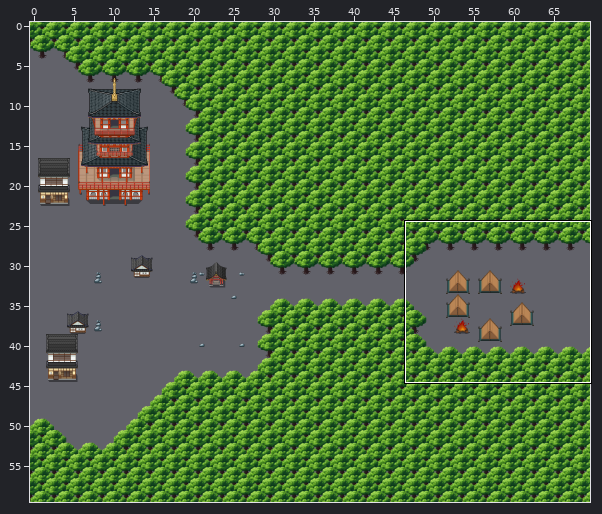
Two states of a Tiled map, 2025_ID_Kage_no_Michi/data/map/map/Cartes/Aizu_planque.tmx. The picture above shows the old version from afar; the outline marks the close-up.
Close-up. Old version:
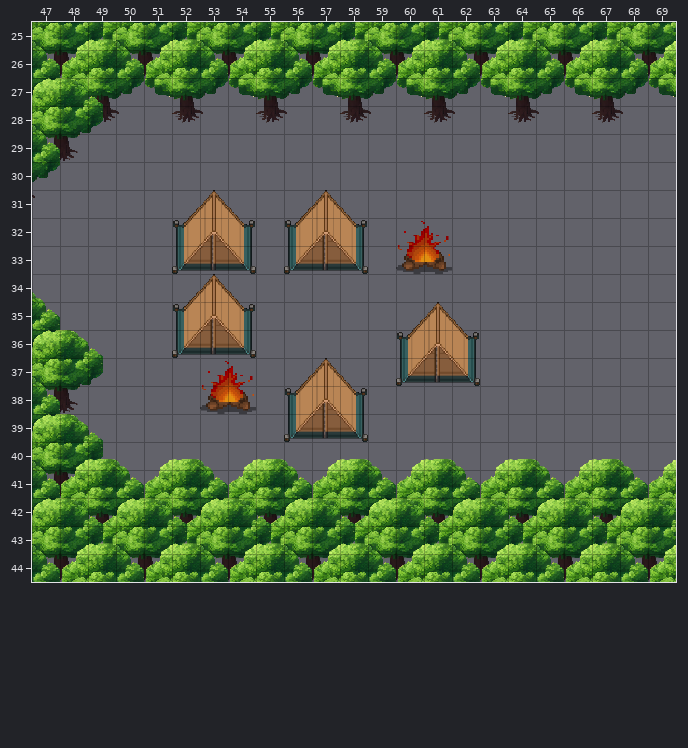
Cells are 32x32 px. Shown: x 47..69, y 25..44. Not drawn, because the pictures are missing: unchanged layers "ground", "herbe", "herbe 2".
The same view after the edit:
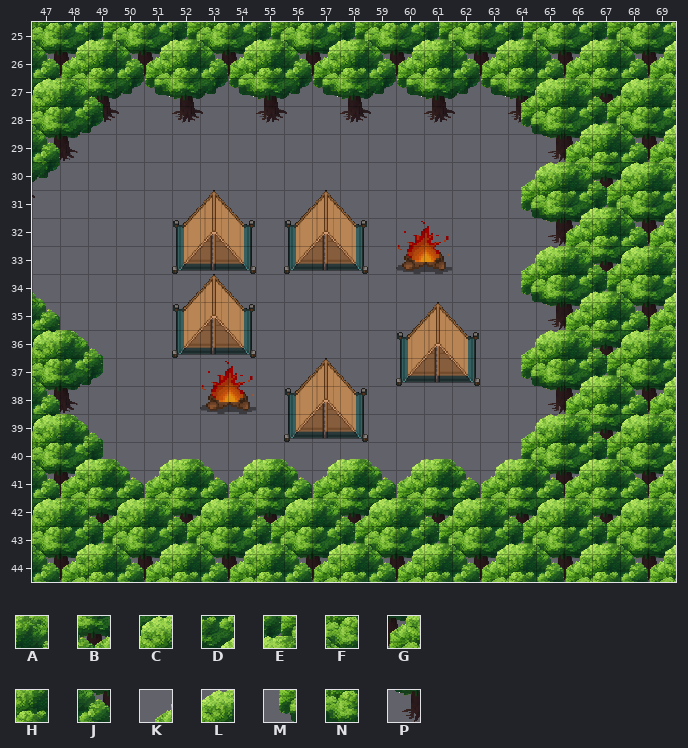
Key: from "foret centre": A 0, B 1, C 2, D 3, E 4, F 5, G 6, H 7, J 8; from "foret droit": K 1, L 2, M 4, N 5, P 8.
_ is an empty cell, . an unchanged one.
Changes in this commit:
--- layer "foret cote"
@@ x 64..69 @@
-27 ______
-28 ______
-29 ._____
-30 ______
-31 ______
-32 ._____
-33 ______
-34 ______
-35 ._____
-36 ______
-37 ______
-38 ._____
-39 ______
-40 ______
-41 .__.__
+27 KLABCA
+28 MNDEFD
+29 .PGHJG
+30 KLABCA
+31 MNDEFD
+32 .PGHJG
+33 KLABCA
+34 MNDEFD
+35 .PGHJG
+36 KLABCA
+37 MNDEFD
+38 .PGHJG
+39 KLABCA
+40 MNDEFD
+41 .PG.JG
Where, in picture pixels (left, top, right, bottom), the same in both close-ups:
added: (521, 78, 676, 496)
